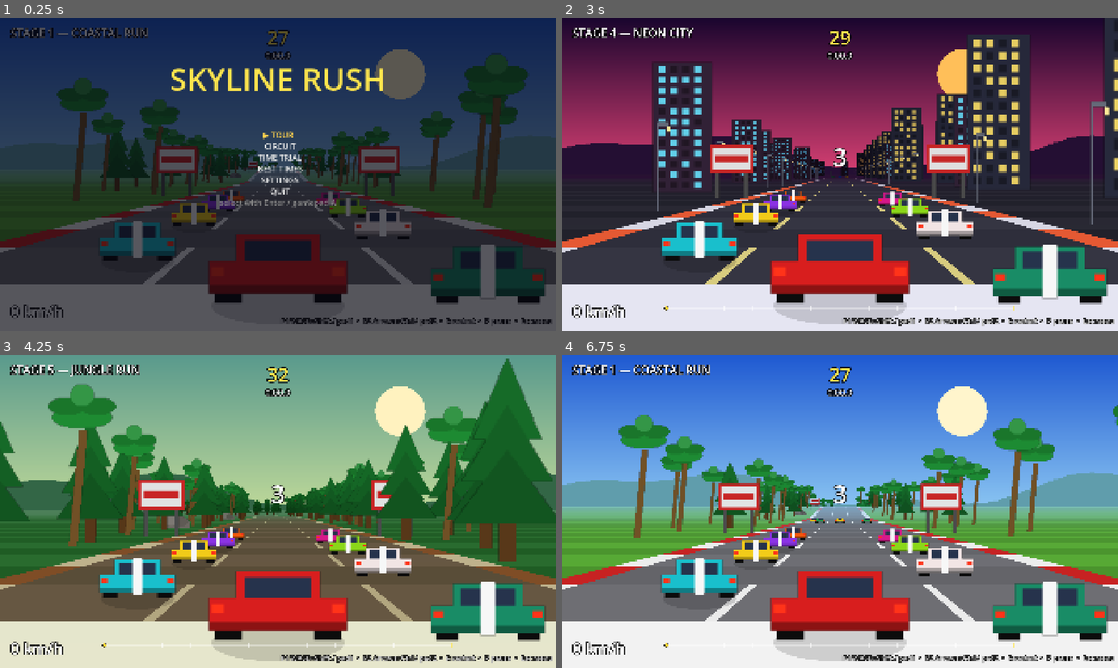
Above: before the commit, frames 1-4 (two rows, left to right).
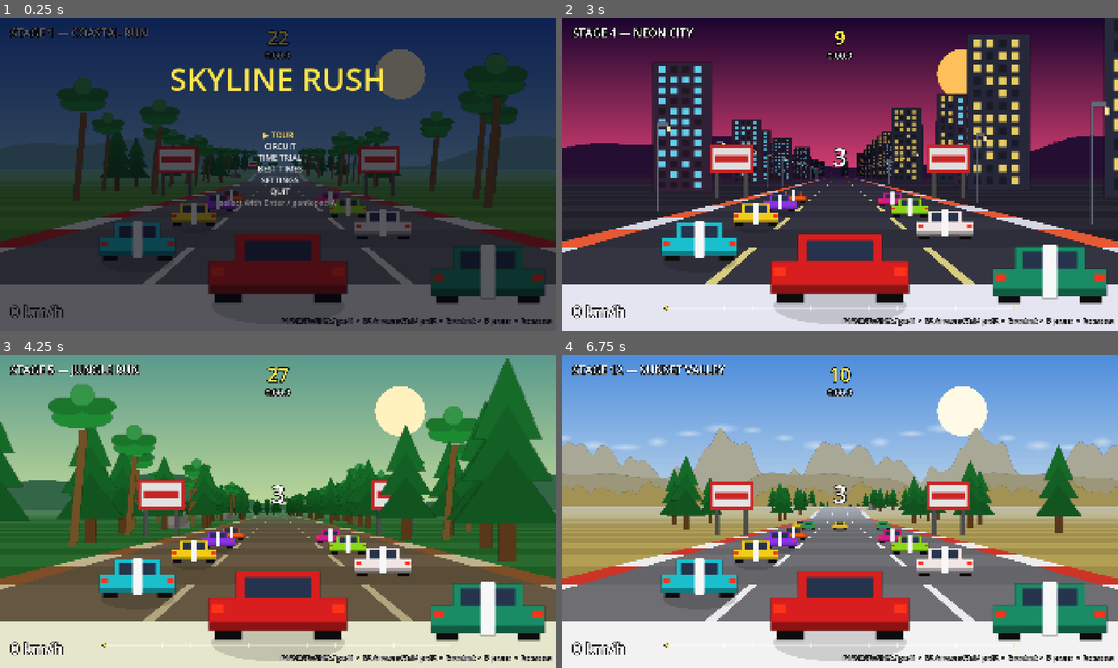
Above: after the commit, the same moments.

Repository: csmallfield/Racer2D
Game: Godot game, scene res://scenes/main.tscn
The game is run twice, just before and just after one commit, with the same random seed, the same clock (stepped at 60 frames per second) and the same inputs.
Inputs:
- Up to frame 1 (0.25 s): no input
- Up to frame 2 (3 s): tap Enter (ui_accept) at 0.5, 0.77, 1.25, 1.52, 2.75 s; hold D (p0_steer_right) 0.53-1.28 s; tap N (next_level) every 0.75 s from 0.6 to 2.85 s; hold Down (ui_down) 1.28-2.03 s; tap R (restart) at 2 s; hold D (p0_steer_right) 2.03-2.78 s; hold Up (ui_up) from 2.78 s (still down)
- Up to frame 3 (4.25 s): tap Enter (ui_accept) at 3.02, 3.77 s; tap R (restart) at 3.5 s; release Up (ui_up) at 3.53 s; hold A (p0_steer_left) from 3.53 s (still down); tap N (next_level) at 3.6 s
- Up to frame 4 (6.75 s): tap Enter (ui_accept) at 4.25, 4.52, 6.02 s; tap N (next_level) every 0.75 s from 4.35 to 6.6 s; release A (p0_steer_left) at 5.03 s; hold Down (ui_down) 5.03-5.78 s; hold D (p0_steer_right) 5.78-6.53 s; hold Up (ui_up) from 6.53 s (still down)

The runs differ from the first frame. In frame 1, less than 0.1% of the frame differs, in the area x 50-53%, y 3-10%; in frame 2, 0.1%; in frame 3, 0.1%; in frame 4, 59%, in the area x 0-100%, y 0-72%.

Commit message:
added some BG enhancments including animation of colors
also adjusted checkpoints that were far too generous.

Diff:
--- /dev/null
+++ b/outrun_pseudo3d/scripts/background_catalog.gd
@@ -0,0 +1,129 @@
+class_name BackgroundCatalog
+extends RefCounted
+## Registry of horizontally-tileable parallax background layers.
+##
+## Like SpriteCatalog, every texture here is a generated flat-WHITE standin so
+## the level palette can tint it: the renderer draws each layer modulated by a
+## theme colour (layer.tint_key) and fogged toward theme.fog. Swap in real art
+## later by loading a Texture2D in _build_all() instead of calling _make_*; keep
+## it seamless left-to-right (edge column must match column 0) so tiling has no
+## visible seam, and keep the silhouette anchored to the BOTTOM of the image
+## (peaks grow upward) so the renderer can sit the base on the horizon.
+##
+## A layer def Dictionary contains:
+##   texture : Texture2D  - the (white) tileable strip
+##   native_h: int        - pixel height, used for vertical scaling
+
+static var _cache: Dictionary = {}
+
+
+static func get_layer_def(name: String) -> Dictionary:
+	if _cache.is_empty():
+		_build_all()
+	if _cache.has(name):
+		return _cache[name]
+	return _cache["hills_mid"]
+
+
+static func _build_all() -> void:
+	# Far mountains: tall, jagged (many harmonics), sit right on the horizon.
+	_register("mountains_far", _make_silhouette(512, 190, [
+		[2, 0.42, 0.0], [3, 0.20, 1.7], [7, 0.12, 0.4],
+		[11, 0.07, 2.2], [17, 0.04, 5.1]], 0.10))
+	# Mid hills: rounded, lower, gentler.
+	_register("hills_mid", _make_silhouette(512, 150, [
+		[1, 0.34, 0.6], [2, 0.18, 2.4], [3, 0.10, 4.0]], 0.14))
+	# Near treeline: lumpy canopy band (dense high harmonics).
+	_register("treeline_near", _make_silhouette(512, 130, [
+		[3, 0.16, 0.0], [5, 0.14, 1.1], [9, 0.11, 3.3],
+		[13, 0.09, 0.7], [23, 0.06, 4.4]], 0.34))
+	# City skyline: blocky towers of varied height (deterministic per column).
+	_register("city_near", _make_skyline(512, 150))
+	# Soft cloud band, semi-transparent (floats above the horizon).
+	_register("clouds_far", _make_clouds(512, 90))
+
+
+static func _register(name: String, tex: ImageTexture) -> void:
+	_cache[name] = {"texture": tex, "native_h": tex.get_height()}
+
+
+# === GENERATORS ===
+
+static func _new_image(w: int, h: int) -> Image:
+	var img := Image.create_empty(w, h, false, Image.FORMAT_RGBA8)
+	img.fill(Color(0, 0, 0, 0))
+	return img
+
+
+## Fill each column from the bottom up to a height driven by a sum of sines.
+## Frequencies are integer wave-counts across the width, so the strip tiles
+## seamlessly. harmonics: Array of [wave_count, amplitude_frac, phase].
+## base_frac: minimum silhouette height as a fraction of image height.
+static func _make_silhouette(w: int, h: int, harmonics: Array,
+		base_frac: float) -> ImageTexture:
+	var img := _new_image(w, h)
+	for x in range(w):
+		var u := float(x) / float(w)
+		var amp := 0.0
+		for hm in harmonics:
+			amp += sin(u * TAU * float(hm[0]) + float(hm[2])) * float(hm[1])
+		# Map the signed sum into [base_frac, ~1.0] of the height.
+		var frac := clampf(base_frac + (amp * 0.5 + 0.5) * (1.0 - base_frac),
+				0.0, 1.0)
+		var top := int(round(float(h) * (1.0 - frac)))
+		if top < h:
+			img.fill_rect(Rect2i(x, top, 1, h - top), Color(1, 1, 1, 1))
+	return ImageTexture.create_from_image(img)
+
+
+## Blocky skyline: towers of pseudo-random height/width, wrapped so the last
+## tower meets the first cleanly.
+static func _make_skyline(w: int, h: int) -> ImageTexture:
+	var img := _new_image(w, h)
+	var x := 0
+	var rng := RandomNumberGenerator.new()
+	rng.seed = 424242            # deterministic standin
+	while x < w:
+		var tw: int = rng.randi_range(16, 40)
+		var frac: float = rng.randf_range(0.35, 0.95)
+		var top := int(round(float(h) * (1.0 - frac)))
+		var end := mini(x + tw, w)
+		img.fill_rect(Rect2i(x, top, end - x, h - top), Color(1, 1, 1, 1))
+		x = end + rng.randi_range(0, 6)   # small gap between towers
+	return ImageTexture.create_from_image(img)
+
+
+## Soft cloud band: overlapping low-alpha ellipses positioned on a wrapping
+## sine so the strip tiles. Tinted white; the renderer fogs it lightly.
+static func _make_clouds(w: int, h: int) -> ImageTexture:
+	var img := _new_image(w, h)
+	var count := 7
+	for c in range(count):
+		var u := float(c) / float(count)
+		var cx := int(u * float(w))
+		var cy := int(float(h) * (0.4 + 0.25 * sin(u * TAU)))
+		var rx := 26 + (c % 3) * 10
+		var ry := 9 + (c % 2) * 4
+		_soft_ellipse(img, cx, cy, rx, ry, 0.5)
+		# Wrap copy so an ellipse near an edge appears on the other side too.
+		_soft_ellipse(img, cx - w, cy, rx, ry, 0.5)
+		_soft_ellipse(img, cx + w, cy, rx, ry, 0.5)
+	return ImageTexture.create_from_image(img)
+
+
+static func _soft_ellipse(img: Image, cx: int, cy: int, rx: int, ry: int,
+		peak_a: float) -> void:
+	for oy in range(-ry, ry + 1):
+		var y := cy + oy
+		if y < 0 or y >= img.get_height():
+			continue
+		for ox in range(-rx, rx + 1):
+			var x := cx + ox
+			if x < 0 or x >= img.get_width():
+				continue
+			var d := Vector2(float(ox) / float(rx), float(oy) / float(ry)).length()
+			if d >= 1.0:
+				continue
+			var a := (1.0 - d) * peak_a
+			var cur := img.get_pixel(x, y)
+			img.set_pixel(x, y, Color(1, 1, 1, maxf(cur.a, a)))
--- a/outrun_pseudo3d/scripts/levels/level_01_coastal.gd
+++ b/outrun_pseudo3d/scripts/levels/level_01_coastal.gd
@@ -6,7 +6,7 @@
 
 func _init() -> void:
 	level_name = "STAGE 1 — COASTAL RUN"
-	time_limit = 320.0
+	time_limit = 255.0
 	traffic_count = 72
 	music = "music_coastal"
 	theme = {
--- a/outrun_pseudo3d/scripts/levels/level_02_desert.gd
+++ b/outrun_pseudo3d/scripts/levels/level_02_desert.gd
@@ -5,7 +5,7 @@
 
 func _init() -> void:
 	level_name = "STAGE 2 — DESERT PASS"
-	time_limit = 340.0
+	time_limit = 325.0
 	traffic_count = 96
 	music = "music_desert"
 	theme = {
--- a/outrun_pseudo3d/scripts/levels/level_03_night.gd
+++ b/outrun_pseudo3d/scripts/levels/level_03_night.gd
@@ -6,7 +6,7 @@
 
 func _init() -> void:
 	level_name = "STAGE 3 — NIGHT RIDGE"
-	time_limit = 360.0
+	time_limit = 255.0
 	traffic_count = 84
 	music = "music_night"
 	theme = {
--- a/outrun_pseudo3d/scripts/levels/level_04_city.gd
+++ b/outrun_pseudo3d/scripts/levels/level_04_city.gd
@@ -6,7 +6,7 @@
 
 func _init() -> void:
 	level_name = "STAGE 4 — NEON CITY"
-	time_limit = 340.0
+	time_limit = 100.0
 	traffic_count = 120
 	music = "music_city"
 	theme = {
--- a/outrun_pseudo3d/scripts/levels/level_05_jungle.gd
+++ b/outrun_pseudo3d/scripts/levels/level_05_jungle.gd
@@ -7,7 +7,7 @@
 
 func _init() -> void:
 	level_name = "STAGE 5 — JUNGLE RUN"
-	time_limit = 380.0
+	time_limit = 320.0
 	traffic_count = 60
 	music = "music_jungle"
 	theme = {
--- a/outrun_pseudo3d/scripts/levels/level_06_mountains.gd
+++ b/outrun_pseudo3d/scripts/levels/level_06_mountains.gd
@@ -7,7 +7,7 @@
 
 func _init() -> void:
 	level_name = "STAGE 6 — ROCKY MOUNTAINS"
-	time_limit = 380.0
+	time_limit = 210.0
 	traffic_count = 48
 	music = "music_mountain"
 	theme = {
--- a/outrun_pseudo3d/scripts/levels/level_07_halloween.gd
+++ b/outrun_pseudo3d/scripts/levels/level_07_halloween.gd
@@ -7,7 +7,7 @@
 
 func _init() -> void:
 	level_name = "STAGE 7 — HOLLOW RIDGE"
-	time_limit = 380.0
+	time_limit = 260.0
 	traffic_count = 36
 	music = "music_halloween"
 	theme = {
--- a/outrun_pseudo3d/scripts/levels/level_08_candy.gd
+++ b/outrun_pseudo3d/scripts/levels/level_08_candy.gd
@@ -7,7 +7,7 @@
 
 func _init() -> void:
 	level_name = "STAGE 8 — SUGAR RUSH"
-	time_limit = 340.0
+	time_limit = 260.0
 	traffic_count = 72
 	music = "music_candy"
 	theme = {
--- a/outrun_pseudo3d/scripts/levels/level_10_circuit_neon.gd
+++ b/outrun_pseudo3d/scripts/levels/level_10_circuit_neon.gd
@@ -5,7 +5,7 @@
 
 func _init() -> void:
 	level_name = "CIRCUIT 2 — NEON LOOP"
-	time_limit = 75.0          # per lap
+	time_limit = 85.0          # per lap
 	laps = 3
 	checkpoint_count = 2
 	traffic_count = 27
--- a/outrun_pseudo3d/scripts/levels/level_11_circuit_candy.gd
+++ b/outrun_pseudo3d/scripts/levels/level_11_circuit_candy.gd
@@ -5,7 +5,7 @@
 
 func _init() -> void:
 	level_name = "CIRCUIT 3 — SUGAR RING"
-	time_limit = 85.0          # per lap
+	time_limit = 80.0          # per lap
 	laps = 3
 	checkpoint_count = 2
 	traffic_count = 18
--- /dev/null
+++ b/outrun_pseudo3d/scripts/levels/level_12_sunset_valley.gd
@@ -0,0 +1,110 @@
+extends TrackLevel
+## STAGE 12 — SUNSET VALLEY.
+## Reference example for the two aesthetic systems:
+##   1. Palette keyframes — the stage opens dry and midday-bright, greens into a
+##      lush valley a quarter of the way in, then blends to a warm sunset in the
+##      final third. Two sequential, non-overlapping, PARTIAL transitions.
+##   2. Sprite parallax background — a four-layer stack (clouds, far mountains,
+##      mid hills, near treeline). The mountains/hills/treeline are tinted from
+##      the palette, so the dry->lush->sunset keyframes recolour the whole
+##      skyline automatically. All art is BackgroundCatalog standins.
+
+
+func _init() -> void:
+	level_name = "STAGE 12 — SUNSET VALLEY"
+	time_limit = 110.0
+	traffic_count = 80
+	music = "music_jungle"
+
+	# Base palette: dry, dusty, high midday sun.
+	theme = {
+		"sky_top": Color(0.30, 0.55, 0.86),
+		"sky_bottom": Color(0.76, 0.85, 0.92),
+		"sun": Color(1.0, 0.98, 0.90),
+		"hills": Color(0.55, 0.50, 0.34),
+		"grass_light": Color(0.70, 0.62, 0.32),
+		"grass_dark": Color(0.62, 0.55, 0.28),
+		"road_light": Color(0.43, 0.43, 0.45),
+		"road_dark": Color(0.39, 0.39, 0.41),
+		"rumble_light": Color(0.93, 0.93, 0.93),
+		"rumble_dark": Color(0.80, 0.20, 0.15),
+		"lane": Color(0.92, 0.92, 0.92),
+		"fog": Color(0.80, 0.85, 0.90),
+		"start": Color(0.95, 0.95, 0.95),
+		"finish": Color(0.08, 0.08, 0.08),
+	}
+
+	# Parallax background: far-to-near. Mountains and hills tint from "hills",
+	# the treeline from "grass_dark" — all palette-driven, so they follow the
+	# keyframes below. Clouds are an untinted white wash.
+	background = [
+		{"sprite": "clouds_far", "parallax": 0.04, "y": 0.34, "scale": 1.0,
+				"fog": 0.15},
+		{"sprite": "mountains_far", "parallax": 0.12, "y": 0.50, "scale": 1.15,
+				"tint_key": "hills", "fog": 0.45},
+		{"sprite": "hills_mid", "parallax": 0.22, "y": 0.52, "scale": 1.0,
+				"tint_key": "hills", "fog": 0.25},
+		{"sprite": "treeline_near", "parallax": 0.42, "y": 0.545, "scale": 0.95,
+				"tint_key": "grass_dark", "fog": 0.08},
+	]
+
+
+func build(b: TrackBuilder) -> void:
+	var R := TrackBuilder.ROAD
+
+	# A flowing valley run — punchy v25 rhythm, nothing that grinds.
+	b.add_straight(R.LENGTH.SHORT)
+	b.add_low_rolling_hills()
+	b.add_curve(R.LENGTH.MEDIUM, R.CURVE.EASY, R.HILL.LOW)
+	b.add_hill(R.LENGTH.SHORT, R.HILL.HIGH)
+	b.add_curve(R.LENGTH.MEDIUM, -R.CURVE.MEDIUM, -R.HILL.LOW)
+	b.add_s_curves()
+	b.add_straight(R.LENGTH.SHORT)
+	b.add_curve(R.LENGTH.MEDIUM, R.CURVE.MEDIUM, R.HILL.LOW)
+	b.add_low_rolling_hills()
+	b.add_hill(R.LENGTH.MEDIUM, R.HILL.HIGH)
+	b.add_curve(R.LENGTH.MEDIUM, -R.CURVE.EASY)
+	b.add_s_curves()
+	b.add_curve(R.LENGTH.LONG, R.CURVE.EASY, R.HILL.LOW)
+	b.add_hill(R.LENGTH.SHORT, -R.HILL.MEDIUM)
+	b.add_low_rolling_hills()
+	b.add_curve(R.LENGTH.MEDIUM, R.CURVE.MEDIUM)
+	b.add_downhill_to_end()
+
+	# --- Palette keyframes, authored by fraction of the finished track ---
+	# (build() runs before the timeline is assembled, so segment counts exist.)
+	var n := b.segments.size()
+
+	# 1) DRY -> LUSH. Only the ground/hill colours change; sky stays midday.
+	var lush := {
+		"hills": Color(0.20, 0.45, 0.25),
+		"grass_light": Color(0.32, 0.64, 0.22),
+		"grass_dark": Color(0.24, 0.54, 0.18),
+	}
+	# 2) DAY -> SUNSET. Applied AFTER lush (cumulative), so hills ease from the
+	# lush green toward a dusk-shaded tone. Sky, sun, fog and rumble warm up.
+	var sunset := {
+		"sky_top": Color(0.24, 0.14, 0.44),
+		"sky_bottom": Color(0.96, 0.55, 0.30),
+		"sun": Color(1.0, 0.70, 0.34),
+		"fog": Color(0.92, 0.56, 0.34),
+		"hills": Color(0.34, 0.26, 0.34),
+		"grass_light": Color(0.26, 0.40, 0.22),
+		"grass_dark": Color(0.20, 0.32, 0.18),
+		"rumble_dark": Color(0.62, 0.22, 0.24),
+	}
+
+	palette_keyframes = [
+		{"to": lush, "start": int(n * 0.22), "over": int(n * 0.14),
+				"ease": "in_out"},
+		{"to": sunset, "start": int(n * 0.55), "over": int(n * 0.24),
+				"ease": "in_out"},
+	]
+
+	# --- Scenery ---
+	var end := b.segments.size()
+	b.add_scenery("tree", 30, end, 9, 1.0, 1.5, 3.4)
+	b.add_scenery("tree", 36, end, 11, -1.0, 1.5, 3.4)
+	b.add_scenery("rock", 120, end, 37, 1.0, 1.4, 2.4)
+	b.add_sprite(28, "sign", -1.3)
+	b.add_sprite(28, "sign", 1.3)
--- a/outrun_pseudo3d/scripts/main.gd
+++ b/outrun_pseudo3d/scripts/main.gd
@@ -38,6 +38,7 @@
 var level_index := 0
 var level: TrackLevel
 var track: TrackBuilder
+var palette_timeline: PaletteTimeline   # resolved theme over track position
 var cars: Array = []
 var rivals: RivalManager
 
@@ -221,6 +222,8 @@
 	track = TrackBuilder.new()
 	level.build(track)
 	track.finalize()
+	# Built after finalize() so build() can author keyframes by segment count.
+	palette_timeline = PaletteTimeline.build(level.theme, level.palette_keyframes)
 
 	cp_zs = track.mark_checkpoints(level.checkpoint_count)
 	_init_pickups()
--- /dev/null
+++ b/outrun_pseudo3d/scripts/palette_timeline.gd
@@ -0,0 +1,106 @@
+class_name PaletteTimeline
+extends RefCounted
+## Resolves a keyframed theme against a track position.
+##
+## A level authors a base theme (TrackLevel.theme) plus a list of palette
+## transitions (TrackLevel.palette_keyframes). Each transition names a PARTIAL
+## target palette, the segment where the blend begins, and how many segments it
+## lasts. resolve(seg) walks the transitions in order and lerps, so the renderer
+## always gets a single flat theme dict that changes smoothly along the track.
+##
+## Transitions are applied cumulatively and must be sorted by start segment and
+## be non-overlapping: a blend runs to completion before the next one begins.
+## (Two simultaneous blends over the same range are not supported by design.)
+##
+## Keying is by TRACK SEGMENT INDEX. On tours the track is traversed once, so a
+## keyframe fires once. On circuits position_z wraps every lap, so a keyframe
+## fires once PER LAP (day -> sunset -> day). For race-long progression on a
+## circuit, feed resolve() a total-progress segment count instead of the wrapped
+## index (see the note in RoadRenderer).
+
+## A transition keyframe is a Dictionary:
+##   "to"    : Dictionary  - PARTIAL theme; only the keys that change
+##   "start" : int         - segment index where the blend begins
+##   "over"  : int         - blend length in segments (>= 1)
+##   "ease"  : String      - "in_out" (default), "in", "out", or "linear"
+
+var _base: Dictionary = {}
+var _keys: Array = []      # transitions, sorted by start
+
+
+## Build a timeline from a base theme and a (possibly empty) keyframe list.
+## Always returns a valid timeline; with no keyframes, resolve() just returns
+## the base theme, so callers never need to null-check.
+static func build(base: Dictionary, keyframes: Array = []) -> PaletteTimeline:
+	var t := PaletteTimeline.new()
+	t._base = base.duplicate()
+	var ks: Array = keyframes.duplicate()
+	# Defensive: normalise and sort so resolve() can assume order and bounds.
+	for k in ks:
+		if not k.has("over"):
+			k["over"] = 1
+		k["over"] = maxi(1, int(k["over"]))
+		if not k.has("ease"):
+			k["ease"] = "in_out"
+		if not k.has("to"):
+			k["to"] = {}
+	ks.sort_custom(func(a, b): return int(a.start) < int(b.start))
+	t._keys = ks
+	return t
+
+
+func has_keyframes() -> bool:
+	return not _keys.is_empty()
+
+
+## The active theme at a track segment index.
+func resolve(seg: int) -> Dictionary:
+	if _keys.is_empty():
+		return _base
+	var cur: Dictionary = _base.duplicate()
+	for kf in _keys:
+		var start := int(kf.start)
+		var over := int(kf.over)
+		# The fully-applied version of this transition (partial merged onto cur).
+		var target := _merge(cur, kf.to)
+		if seg >= start + over:
+			cur = target                       # transition complete, carry forward
+		elif seg <= start:
+			break                              # not started; later ones neither
+		else:
+			var raw := float(seg - start) / float(over)
+			cur = _lerp_theme(cur, target, _ease(String(kf.ease), raw))
+			break                              # mid-blend; later ones not started
+	return cur
+
+
+# === HELPERS ===
+
+## Copy `base`, overwriting only the keys present in `partial`.
+static func _merge(base: Dictionary, partial: Dictionary) -> Dictionary:
+	var out: Dictionary = base.duplicate()
+	for k in partial:
+		out[k] = partial[k]
+	return out
+
+
+## Per-key colour lerp. Both dicts share the base keyset, so iterate `b`.
+static func _lerp_theme(a: Dictionary, b: Dictionary, t: float) -> Dictionary:
+	var out: Dictionary = {}
+	for k in b:
+		var ca: Color = a.get(k, b[k])
+		out[k] = ca.lerp(b[k], t)
+	return out
+
+
+static func _ease(mode: String, t: float) -> float:
+	t = clampf(t, 0.0, 1.0)
+	match mode:
+		"linear":
+			return t
+		"in":
+			return TrackBuilder.ease_in_curve(0.0, 1.0, t)
+		"out":
+			return TrackBuilder.ease_out_curve(0.0, 1.0, t)
+		_:
+			return TrackBuilder.ease_in_out_curve(0.0, 1.0, t)
--- a/outrun_pseudo3d/scripts/road_renderer.gd
+++ b/outrun_pseudo3d/scripts/road_renderer.gd
@@ -60,26 +60,86 @@
 		return
 	var vp := get_viewport_rect().size
 	_ref_w = minf(vp.x, vp.y * 16.0 / 9.0)
-	_draw_background(vp.x, vp.y)
-	_draw_road_and_sprites(vp.x, vp.y)
+	# Resolve the palette once per frame so the background and the road agree.
+	var th := _resolve_theme()
+	_draw_background(vp.x, vp.y, th)
+	_draw_road_and_sprites(vp.x, vp.y, th)
+
+
+## The active theme this frame. If the level has palette keyframes, blend them
+## against THIS view's player position (so a leading car can be in sunset while
+## a trailing car is still in daylight). Falls back to the static level theme.
+## For race-long progression on a circuit, replace player.position_z here with
+## the player's total distance (laps * track_length + position_z) before the
+## segment lookup.
+func _resolve_theme() -> Dictionary:
+	var tl: PaletteTimeline = main.palette_timeline
+	if tl == null or not tl.has_keyframes():
+		return main.level.theme
+	return tl.resolve(main.find_segment(player.position_z).index)
 
 
 # === BACKGROUND ===
 
-func _draw_background(w: float, h: float) -> void:
-	var th: Dictionary = main.level.theme
+func _draw_background(w: float, h: float, th: Dictionary) -> void:
 	var horizon := h * 0.5
 	# Sky gradient.
 	var pts := PackedVector2Array([
 		Vector2(0, 0), Vector2(w, 0), Vector2(w, horizon), Vector2(0, horizon)])
 	var cols := PackedColorArray([th.sky_top, th.sky_top, th.sky_bottom, th.sky_bottom])
 	draw_polygon(pts, cols)
-	# Sun.
+	# Sun (behind any parallax layers, so ridgelines occlude it).
 	draw_circle(Vector2(w * 0.72, h * 0.18), h * 0.08, th.sun)
 	# Distant ground fill below the horizon. This also hides the gap that
 	# opens up between the road top and the horizon on downhills (Lotus trick).
 	draw_rect(Rect2(0, horizon, w, h - horizon), th.grass_dark.lerp(th.fog, 0.85))
-	# Rolling hill silhouette, drawn as columns (parallax-scrolls with curves).
+
+	# Sprite parallax layers if the level defines them; otherwise the classic
+	# procedural hill silhouette.
+	var layers: Array = main.level.background
+	if layers.is_empty():
+		_draw_procedural_hills(w, h, horizon, th)
+	else:
+		for layer in layers:
+			_draw_parallax_layer(layer, w, h, th)
+
+
+## One tileable background layer, scrolled horizontally by the accumulated
+## curve offset (near layers move more) and tinted from the palette so a
+## sunset keyframe recolours the whole skyline for free.
+func _draw_parallax_layer(layer: Dictionary, w: float, h: float,
+		th: Dictionary) -> void:
+	var def: Dictionary = BackgroundCatalog.get_layer_def(String(layer.sprite))
+	var tex: Texture2D = def.texture
+	var vscale := (h / 720.0) * float(layer.get("scale", 1.0))
+	var dw := float(tex.get_width()) * vscale
+	var dh := float(def.native_h) * vscale
+	if dw < 1.0:
+		return
+
+	# Baseline (texture bottom edge). Optional altitude parallax nudges it on
+	# crests — default 0 (needs per-track tuning to feel right).
+	var base_y := h * float(layer.get("y", 0.5))
+	base_y += last_cam_y * float(layer.get("alt_parallax", 0.0))
+	var dest_y := base_y - dh
+
+	# Colour: white standin tinted by a theme key, then fogged for depth.
+	var col := Color.WHITE
+	if layer.has("tint_key") and th.has(layer.tint_key):
+		col = th[layer.tint_key]
+	col = col.lerp(th.fog, float(layer.get("fog", 0.0)))
+
+	# Tile across the viewport, wrapped by the parallax scroll.
+	var scroll := hill_offset * float(layer.get("parallax", 0.2))
+	var x := -fposmod(scroll, dw)
+	while x < w:
+		draw_texture_rect(tex, Rect2(x, dest_y, dw, dh), false, col)
+		x += dw
+
+
+## Legacy procedural hills — the fallback when a level defines no layers.
+func _draw_procedural_hills(w: float, h: float, horizon: float,
+		th: Dictionary) -> void:
 	var hill_col: Color = th.hills.lerp(th.fog, 0.5)
 	var step := 16.0
 	var x := 0.0
@@ -109,14 +169,13 @@
 	return 1.0 - 1.0 / exp(d * d * cs.fog_density)
 
 
-func _draw_road_and_sprites(w: float, h: float) -> void:
+func _draw_road_and_sprites(w: float, h: float, th: Dictionary) -> void:
 	var track: TrackBuilder = main.track
 	var segments: Array = track.segments
 	var seg_count := segments.size()
 	var seg_len: float = TrackBuilder.SEGMENT_LENGTH
 	var track_len: float = track.track_length()
 	var player: PlayerCar = player
-	var th: Dictionary = main.level.theme
 
 	var base: Dictionary = main.find_segment(player.position_z)
 	var base_percent := fposmod(player.position_z, seg_len) / seg_len
--- a/outrun_pseudo3d/scripts/track_level.gd
+++ b/outrun_pseudo3d/scripts/track_level.gd
@@ -41,6 +41,31 @@
 }
 
 
+## Optional palette keyframes: blend from the base theme to new colours at
+## chosen points along the track (day -> sunset, dry -> lush). Each entry:
+##   "to"    : Dictionary  - PARTIAL theme; only the keys that change
+##   "start" : int         - segment index where the blend begins
+##   "over"  : int         - blend length in segments
+##   "ease"  : String      - "in_out" (default), "in", "out", "linear"
+## Keep them sorted by start and non-overlapping. Segment indices are into the
+## track: on circuits they cycle every lap, on tours they run once. See
+## PaletteTimeline. Leave empty for a single static palette (the default).
+var palette_keyframes: Array = []
+
+## Optional sprite parallax background: an ordered stack of layers, drawn
+## far-to-near behind the road. Leave empty to keep the procedural hills.
+## Each layer entry:
+##   "sprite"      : String - key into BackgroundCatalog (e.g. "mountains_far")
+##   "parallax"    : float  - horizontal scroll factor vs the curve (0..1)
+##   "y"           : float  - baseline as a fraction of screen height (0.5 = horizon)
+##   "scale"       : float  - vertical size multiplier (default 1.0)
+##   "tint_key"    : String - theme key to colour the layer with (optional)
+##   "fog"         : float  - 0..1 blend toward theme.fog for depth (default 0)
+##   "alt_parallax": float  - vertical shift per altitude unit on crests
+##                            (optional, default 0; needs tuning per track)
+var background: Array = []
+
+
 ## Override this. Describe the road using the TrackBuilder API.
 func build(b: TrackBuilder) -> void:
 	b.add_straight()
Not shown, added: outrun_pseudo3d/scripts/background_catalog.gd.uid
Not shown, added: outrun_pseudo3d/scripts/levels/level_12_sunset_valley.gd.uid
Not shown, added: outrun_pseudo3d/scripts/palette_timeline.gd.uid
